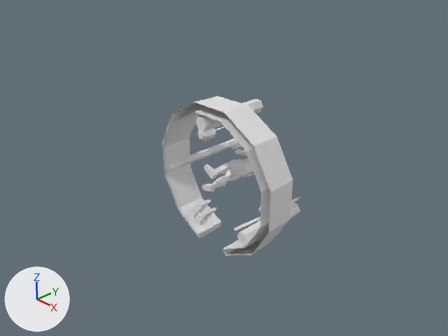
Before and after pictures for a commit that changed the Blender file techs/megapack/romans/school_pruduse2.blend.
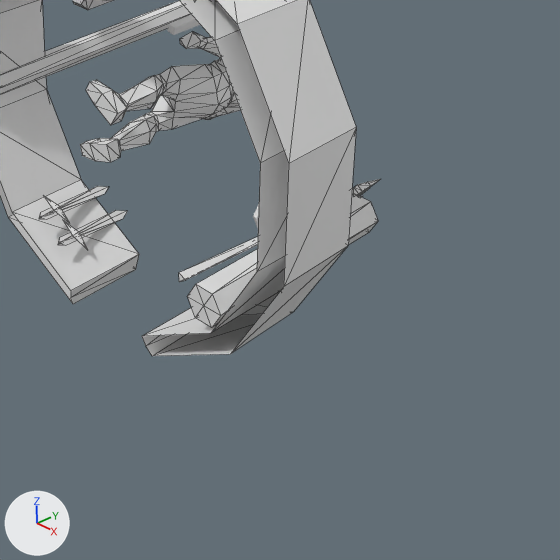
There are two pictures of each version: one from the file's camera 'Camera', one close up on the part from 39% to 80% of the width and 41% to 96% of the height. The axes (+X, +Y, +Z) are drawn at lower left. The lights are the same throughout. The close-ups show mesh edges as thin lines. Materials are left out; every surface is plain grey.

Objects in the first close-up: 'Cylinder_Material.003', 'Cylinder_Non_Material', 'Plane_Materi_Material', 'granade_Mate_Mate', 'granade_Mate_Material', 'speer_man_st_Material'.
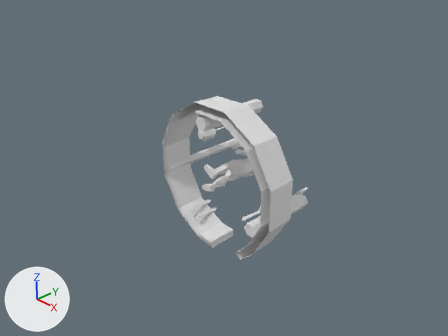
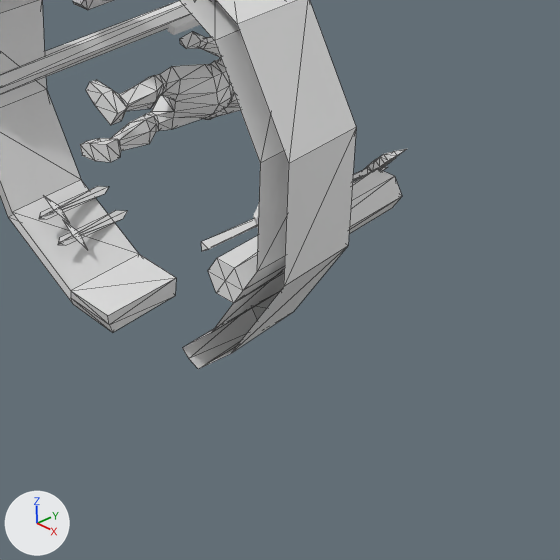
Where the newer file only moved an object's origin or applied its transform, the numbers keep the older frame.

Boxes [x1, y1, x2, y2] around the edits, measured in the close-ups (560 x 560 px):
'Cylinder_Non_Material', reshaped
    before: [0, 0, 356, 356]
    after: [0, 0, 356, 369]
'Cylinder_Material.003', reshaped
    before: [0, 0, 378, 327]
    after: [0, 0, 192, 95]
'Cylinder.001_Mate', added
    after: [208, 169, 402, 303]
'granade_Mate_Material', reshaped, moved
    before: [179, 237, 258, 282]
    after: [201, 149, 406, 251]
'granade_Mate_Mate', deleted
    before: [352, 179, 380, 197]
part 1 of me_granade_mate_material, added
    after: [201, 149, 406, 251]
part 2 of me_granade_mate_material, deleted
    before: [179, 237, 258, 282]
part 3 of me_cylinder_non_material, built on
    before: [71, 255, 280, 356]
    after: [71, 255, 280, 369]
part 4 of me_cylinder_material_003, deleted
    before: [187, 194, 378, 327]

Patch to the scene script:
```diff
--- a/techs/megapack/romans/school_pruduse2.blend.py
+++ b/techs/megapack/romans/school_pruduse2.blend.py
@@ me_cylinder_material_003 @@
 me_cylinder_material_003.from_pydata(...)  # 132 vertices, 228 faces; spans x -1.73..1.73, y -1.64..1.64, z -1.5..1.5
 # used by ob_cylinder_material_003; location = (-0.32, 1.58, 0.22)
+# me_cylinder_material_003 part 4: the loose piece of 20 vertices spanning x 1.34..1.73, y -1.64..0.47, z -1.5..-1.16 is deleted
@@ me_granade_mate_material @@
 # used by ob_granade_mate_material; location = (0.0, 0.0, 0.0)
-me_granade_mate_material.from_pydata(...)  # 12 vertices, 8 faces; spans x 0.9..1.07, y -0.04..1.99, z -1.08..-0.95
+me_granade_mate_material.from_pydata(...)  # 45 vertices, 82 faces; spans x -0.14..0.14, y -1.22..1.22, z -0.18..0.18
+# me_granade_mate_material part 1: 45 vertices added at x -0.14..0.14, y -1.22..1.22, z -0.18..0.18
+# me_granade_mate_material part 2: 12 vertices removed from x 0.9..1.07, y -0.04..1.99, z -1.08..-0.95
@@ me_cylinder_non_material @@
 # used by ob_cylinder_non_material; location = (0.0, 0.0, 0.0)
-me_cylinder_non_material.from_pydata(...)  # 50 vertices, 72 faces; spans x -2.04..2.03, y -0.08..0.8, z -2.03..2.04
+me_cylinder_non_material.from_pydata(...)  # 55 vertices, 82 faces; spans x -2.04..2.03, y -0.08..0.8, z -2.06..2.04
+# me_cylinder_non_material part 3
+# 3 faces are deleted
+# 5 vertices move from x 0.48..0.54, y -0.08..0.8, z -2.03..-1.81 to x 0.98..1.12, y -0.08..0.8, z -1.85..-1.66
+# 5 vertices are added at (0.01, -0.06, -1.94), (0.02, -0.08, -1.83), (0.02, 0.8, -1.83), (0.01, -0.01, -2.06), (0.01, 0.79, -2.05)
+# 13 new faces join them
@@ me_cylinder_001_mate @@
+me_cylinder_001_mate.from_pydata(...)  # 20 vertices, 36 faces; spans x -0.19..0.19, y -1.06..1.06, z -0.17..0.17
@@ ob_granade_mate_mate @@
-ob_granade_mate_mate = bpy.data.objects.new('granade_Mate_Mate', me_granade_mate_mate)
-ob_granade_mate_mate.location = (0.0, 0.0, 0.0)
@@ ob_granade_mate_material @@
 ob_granade_mate_material = bpy.data.objects.new('granade_Mate_Material', me_granade_mate_material)
-ob_granade_mate_material.location = (0.0, 0.0, 0.0)
+ob_granade_mate_material.location = (1.29, 1.18, -0.63)
@@ ob_cylinder_001_mate @@
+ob_cylinder_001_mate = bpy.data.objects.new('Cylinder.001_Mate', me_cylinder_001_mate)
+ob_cylinder_001_mate.location = (1.45, 1.0, -0.75)
```
